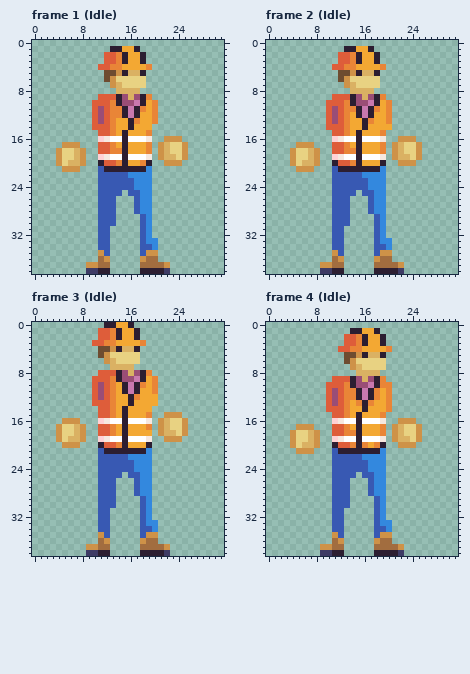
Edited in one commit: pixel-art file (Player/Player.aseprite). Above: the version before the commit.
32x39 pixels, 14 frames. Shown: frame 1 (Idle), frame 2 (Idle), frame 3 (Idle), frame 4 (Idle). The commit also changed other frames, which this record leaves out.
After:
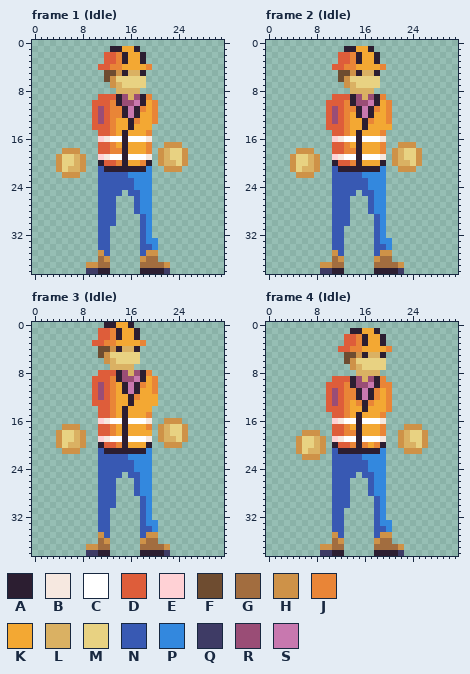
Palette (. is transparent): A #2c1e31  B #f6e8e0  C #ffffff  D #de5d3a  E #ffd1d5  F #6e4c30  G #a26d3f  H #ce9248  J #e98537  K #f3a833  L #dab163  M #e8d282  N #3859b3  P #3388de  Q #3e3b65  R #9a4d76  S #c878af
Edits made:
{"where": "frame 1 (Idle), layer \"Hands\""}
{"frame":1,"y":16,"x":22,"old":"HHH","new":"..."}
{"frame":1,"y":17,"x":5,"old":"HHH","new":"..."}
{"frame":1,"y":17,"x":21,"old":"HLMMH","new":".HHH."}
{"frame":1,"y":18,"x":4,"old":"HMMLH","new":".HHH."}
{"frame":1,"y":19,"x":23,"old":"L","new":"M"}
{"frame":1,"y":20,"x":6,"old":"L","new":"M"}
{"frame":1,"y":20,"x":21,"old":".HHH.","new":"HLLMH"}
{"frame":1,"y":21,"x":4,"old":".HHH.","new":"HMLLH"}
{"frame":1,"y":21,"x":22,"old":"...","new":"HHH"}
{"frame":1,"y":22,"x":5,"old":"...","new":"HHH"}
{"where": "frame 2 (Idle), layer \"Hands\""}
{"frame":2,"y":16,"x":22,"old":"HHH","new":"..."}
{"frame":2,"y":17,"x":5,"old":"HHH","new":"..."}
{"frame":2,"y":17,"x":21,"old":"HLMMH","new":".HHH."}
{"frame":2,"y":18,"x":4,"old":"HMMLH","new":".HHH."}
{"frame":2,"y":19,"x":23,"old":"L","new":"M"}
{"frame":2,"y":20,"x":6,"old":"L","new":"M"}
{"frame":2,"y":20,"x":21,"old":".HHH.","new":"HLLMH"}
{"frame":2,"y":21,"x":4,"old":".HHH.","new":"HMLLH"}
{"frame":2,"y":21,"x":22,"old":"...","new":"HHH"}
{"frame":2,"y":22,"x":5,"old":"...","new":"HHH"}
{"where": "frame 3 (Idle), layer \"Hands\""}
{"frame":3,"y":15,"x":22,"old":"HHH","new":"..."}
{"frame":3,"y":16,"x":5,"old":"HHH","new":"..."}
{"frame":3,"y":16,"x":21,"old":"HLMMH","new":".HHH."}
{"frame":3,"y":17,"x":4,"old":"HMMLH","new":".HHH."}
{"frame":3,"y":18,"x":23,"old":"L","new":"M"}
{"frame":3,"y":19,"x":6,"old":"L","new":"M"}
{"frame":3,"y":19,"x":21,"old":".HHH.","new":"HLLMH"}
{"frame":3,"y":20,"x":4,"old":".HHH.","new":"HMLLH"}
{"frame":3,"y":20,"x":22,"old":"...","new":"HHH"}
{"frame":3,"y":21,"x":5,"old":"...","new":"HHH"}
{"where": "frame 4 (Idle), layer \"Hands\""}
{"frame":4,"y":16,"x":22,"old":"HHH","new":"..."}
{"frame":4,"y":17,"x":5,"old":"HHH","new":"..."}
{"frame":4,"y":17,"x":21,"old":"HLMM","new":"..HH"}
{"frame":4,"y":18,"x":4,"old":"HMML","new":"..HH"}
{"frame":4,"y":18,"x":21,"old":"HLM","new":".HL"}
{"frame":4,"y":18,"x":25,"old":"H.","new":"MH"}
{"frame":4,"y":19,"x":4,"old":"HM","new":".H"}
{"frame":4,"y":19,"x":7,"old":"LH.","new":"MLH"}
{"frame":4,"y":19,"x":21,"old":"HL","new":".H"}
{"frame":4,"y":19,"x":25,"old":"H.","new":"MH"}
{"frame":4,"y":20,"x":4,"old":"HMLLH.","new":".HMMLH"}
{"frame":4,"y":20,"x":23,"old":"HH..","new":"LLMH"}
{"frame":4,"y":21,"x":6,"old":"HH..","new":"MLLH"}
{"frame":4,"y":21,"x":23,"old":"...","new":"HHH"}
{"frame":4,"y":22,"x":6,"old":"...","new":"HHH"}
{"label":"changed","picture_box":[158,136,188,172]}
{"label":"changed","picture_box":[56,142,86,178]}
{"label":"changed","picture_box":[392,136,422,172]}
{"label":"changed","picture_box":[290,142,320,178]}
{"label":"changed","picture_box":[158,412,188,448]}
{"label":"changed","picture_box":[56,418,86,454]}
{"label":"changed","picture_box":[392,418,428,454]}
{"label":"changed","picture_box":[290,424,326,460]}
